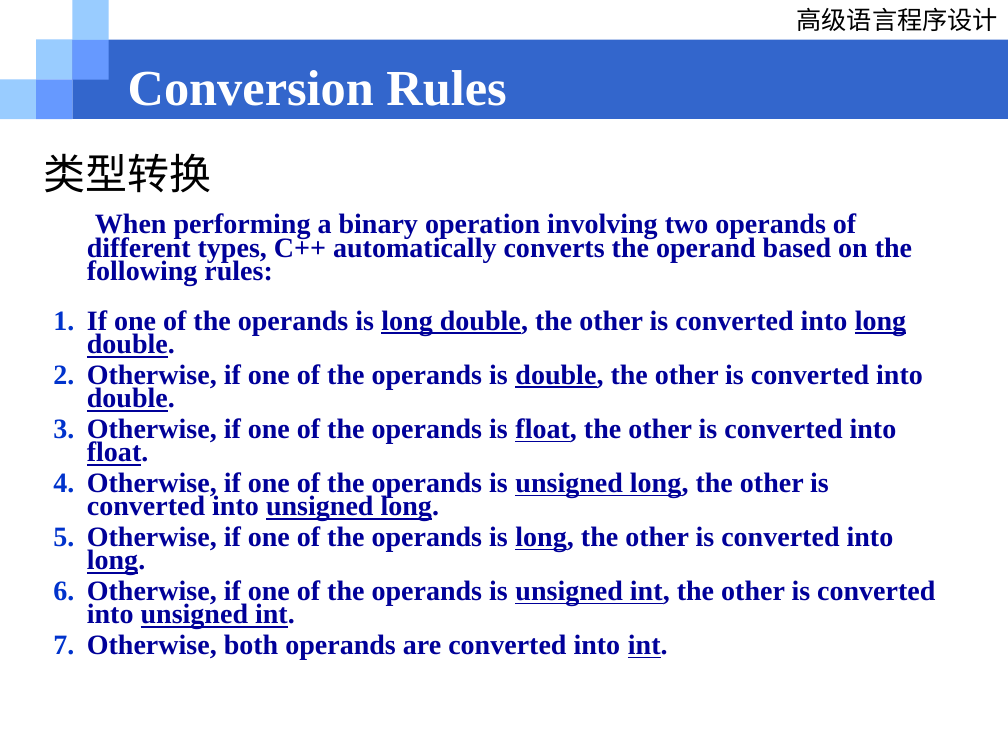
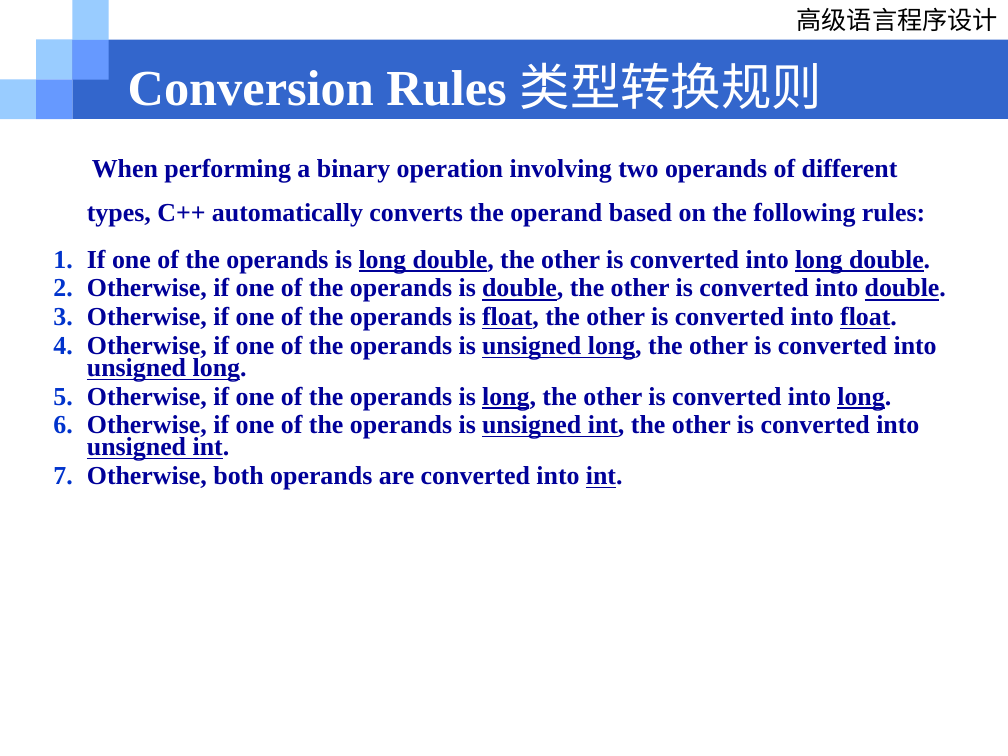
Before and after one commit to Love-Archetto/Tju-WA-Resources, a slide deck: slide 23 of 学术相关/程序设计/02_基础知识_发布版.ppt. Drawn at 1008x756 pixels with LibreOffice and Linux fonts; fonts in the diff are those of the drawing; background and template pictures are left out. Boxes give left, top, right and bottom in pixels: in the first picture for what was removed or moved away, otherwise in the second. Text is boxed around its words. In the diff, an @@ line names an element or a change of style, - is before the commit and + after.

```diff
--- a/学术相关/程序设计/02_基础知识_发布版.ppt
+++ b/学术相关/程序设计/02_基础知识_发布版.ppt
@@ title at bbox=[128, 62, 822, 109]: text changed @@
-Conversion Rules
+Conversion Rules 类型转换规则
@@ text "When performing a binary operation ...": place and size @@
-text "When performing a binary operation ..." at bbox=[87, 213, 935, 659]
+text "When performing a binary operation ..." at bbox=[87, 158, 946, 490]
@@ text "When performing a binary operation ..." at bbox=[87, 158, 946, 490]: size 20 to 18.5 pt; line spacing 0.7 to 1.4 @@
@@ text removed at bbox=[44, 153, 212, 193] @@
-类型转换
```
Also in this commit, not shown: 10 other slides changed, 7 slides added, 1 other file.
